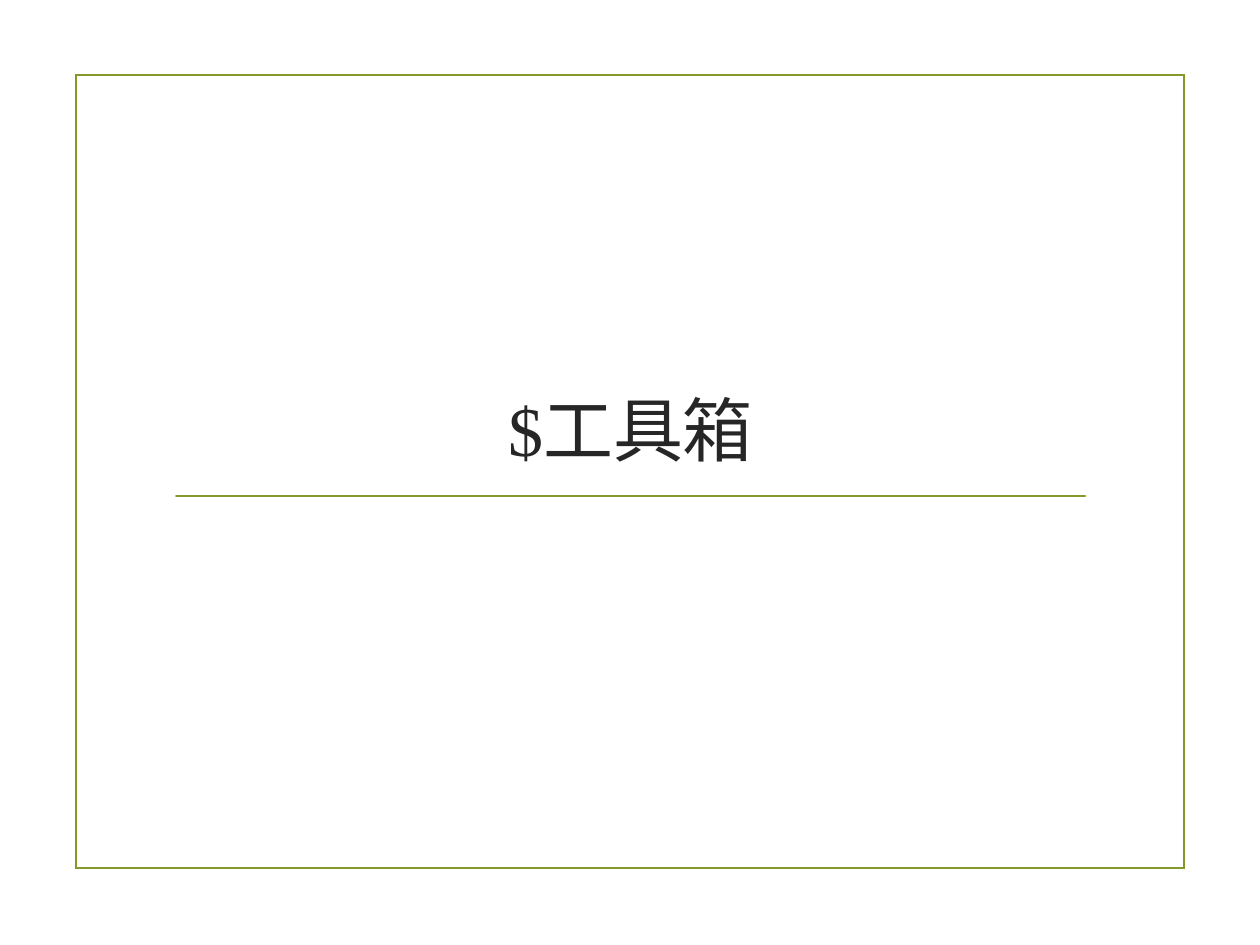
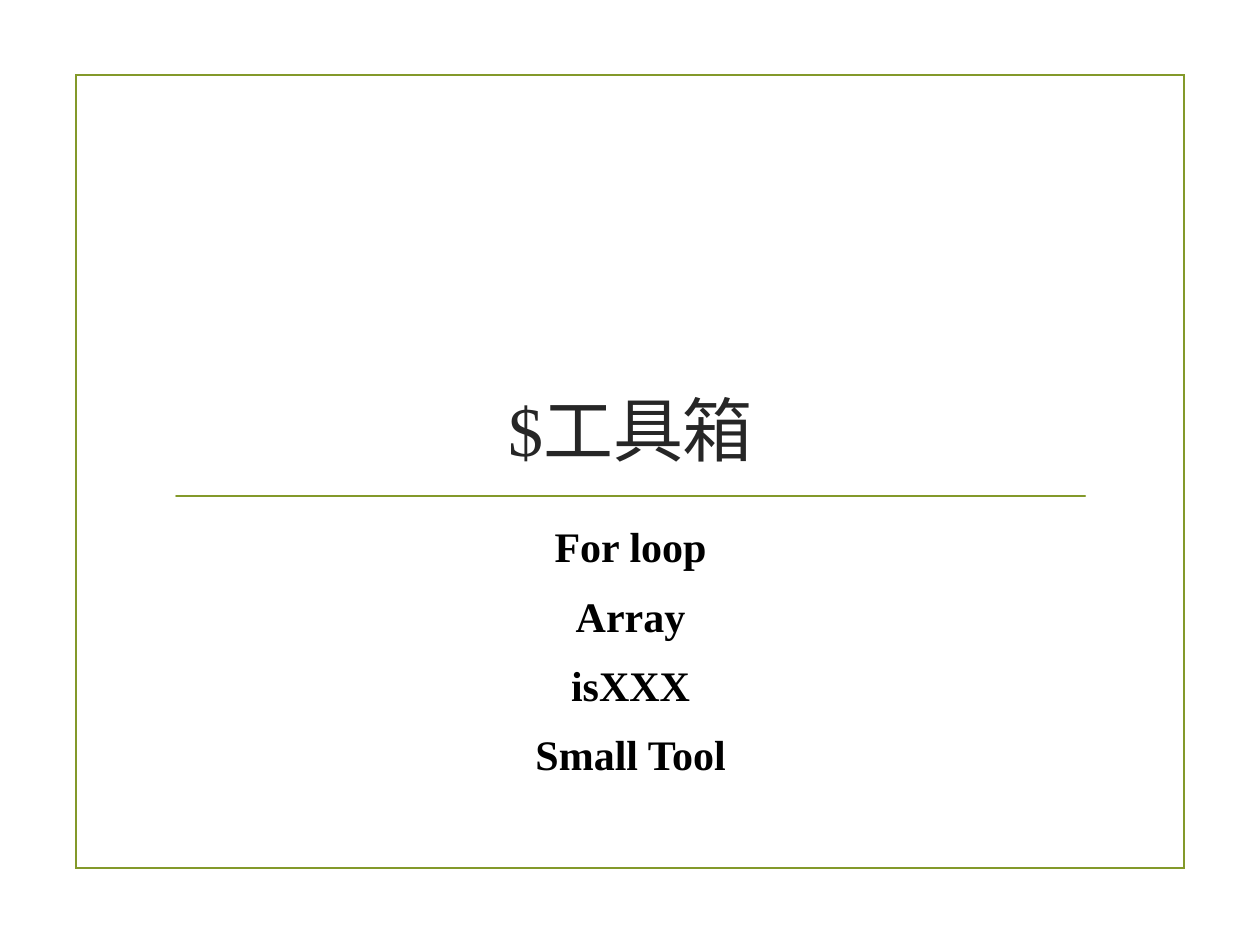
Before and after one commit to alexchen7022/JavaScriptStudyMaterial, a slide deck: slide 85 of 4_Jquery.pptx (slide 80 before the commit). Drawn at 1260x945 pixels with LibreOffice and Linux fonts; fonts in the diff are those of the drawing; background and template pictures are left out. Boxes give left, top, right and bottom in pixels: in the first picture for what was removed or moved away, otherwise in the second. Text is boxed around its words. In the diff, an @@ line names an element or a change of style, - is before the commit and + after.

```diff
--- a/4_Jquery.pptx
+++ b/4_Jquery.pptx
@@ text added at [535, 533, 726, 771], 24 pt, text #000000, bold @@
+For loop
+Array
+isXXX
+Small Tool
```
Also in this commit, not shown: 10 other slides changed, 13 slides added, 1 slide removed.
